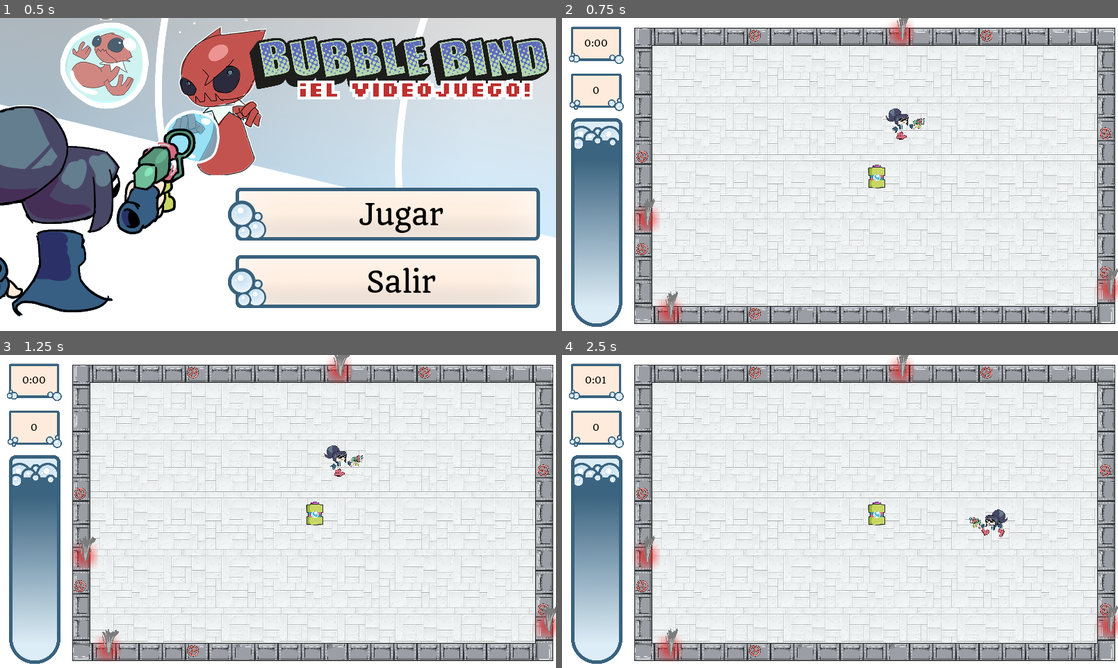
Above: before the commit, frames 1-4 (two rows, left to right).
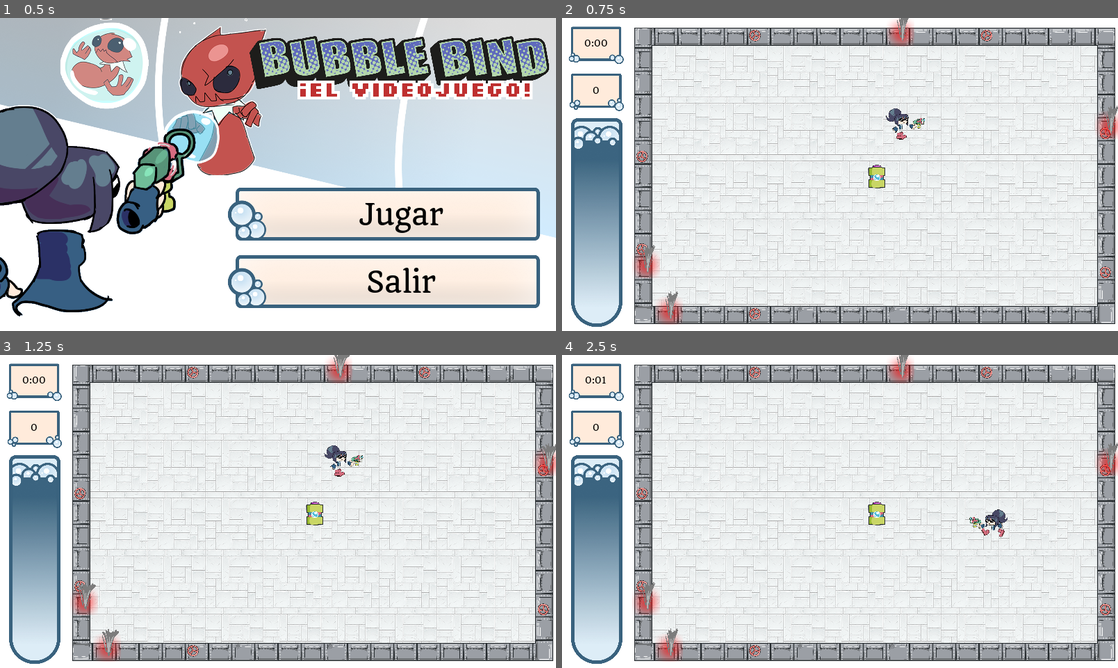
Above: after the commit, the same moments.

Repository: moisesjbc/global-jam-01-2025
Game: Godot game, scene res://menus/main_menu/main_menu.tscn
Two runs of this game, one before a commit and one after it. Both use one fixed random seed, a clock stepped at 60 frames per second and the inputs below.
Inputs (mouse positions are in pixels of both pictures, inside the frame that each line leads up to):
- Up to frame 1 (0.5 s): no input
- Up to frame 2 (0.75 s): click "Jugar" at 0.5 s
- Up to frame 3 (1.25 s): no input
- Up to frame 4 (2.5 s): tap Enter at 1.25 s; move the mouse to (962, 495) at 1.27 s; hold Right (ui_right) 1.28-2.03 s; tap Space at 1.52, 2.27 s; move the mouse to (728, 527) at 2.02 s; hold Down (ui_down) from 2.03 s (still down)

Frame 1 is identical in both runs. In frame 2, 1.1% of the frame differs, in the area x 12-100%, y 28-91%; in frame 3, 1.1%; in frame 4, 1.1%.

Commit message:
Add difficulty increment

Diff:
--- a/godot-project/gameplay/enemy/enemy.gd
+++ b/godot-project/gameplay/enemy/enemy.gd
@@ -1,6 +1,6 @@
 extends KinematicBody2D
 
-
+export var initial_speed: int = 120
 export var speed: int = 0
 var target
 signal enemy_died
@@ -22,5 +22,5 @@
 
 
 func _on_sprite_animation_finished():
-	speed = 120
+	speed = initial_speed
 	$sprite.play("walking")
--- a/godot-project/gameplay/enemy_respawn/enemy_respawn.gd
+++ b/godot-project/gameplay/enemy_respawn/enemy_respawn.gd
@@ -3,14 +3,18 @@
 var enemy_scene = preload("res://gameplay/enemy/enemy.tscn")
 var target
 signal enemy_died
+var respawn_seconds = 4
+var initial_speed = 120
 
 
 func _on_respawn_cooldown_timeout():
 	randomize()
 	$path_follow.unit_offset = randf()
+	$respawn_cooldown.start(respawn_seconds)
 
 	$appearance.play()
 	var enemy = enemy_scene.instance()
+	enemy.initial_speed = initial_speed
 	enemy.global_position = $path_follow.global_position
 	enemy.target = target
 	enemy.connect("enemy_died", self, "_on_enemy_death")
@@ -21,3 +25,9 @@
 	print("respawn - enemy died")
 	get_node("/root/sfx").play_enemy_death()
 	emit_signal("enemy_died")
+
+
+func _on_difficulty_timer_timeout():
+	if respawn_seconds >= 1:
+		respawn_seconds -= 0.5
+		initial_speed += 20
--- a/godot-project/gameplay/enemy_respawn/enemy_respawn.tscn
+++ b/godot-project/gameplay/enemy_respawn/enemy_respawn.tscn
@@ -18,6 +18,7 @@
 
 [node name="respawn_cooldown" type="Timer" parent="."]
 wait_time = 4.0
+one_shot = true
 autostart = true
 
 [node name="enemies" type="Node2D" parent="."]
@@ -25,4 +26,9 @@
 [node name="appearance" type="AudioStreamPlayer" parent="."]
 stream = ExtResource( 2 )
 
+[node name="difficulty_timer" type="Timer" parent="."]
+wait_time = 30.0
+autostart = true
+
 [connection signal="timeout" from="respawn_cooldown" to="." method="_on_respawn_cooldown_timeout"]
+[connection signal="timeout" from="difficulty_timer" to="." method="_on_difficulty_timer_timeout"]
--- a/godot-project/gameplay/pipes/pipes.gd
+++ b/godot-project/gameplay/pipes/pipes.gd
@@ -27,11 +27,11 @@
 	if sector == 0:
 		# Left
 		tile_relative_position.x = min_x - 1
-		tile_relative_position.y = random_number_in_range(min_y, max_y)
+		tile_relative_position.y = random_number_in_range(min_y, max_y - 1)
 	elif sector == 1:
 		# Right
 		tile_relative_position.x = max_x + 1
-		tile_relative_position.y = random_number_in_range(min_y, max_y)
+		tile_relative_position.y = random_number_in_range(min_y, max_y - 1)
 	elif sector == 2:
 		# Top
 		tile_relative_position.y = min_y - 1
